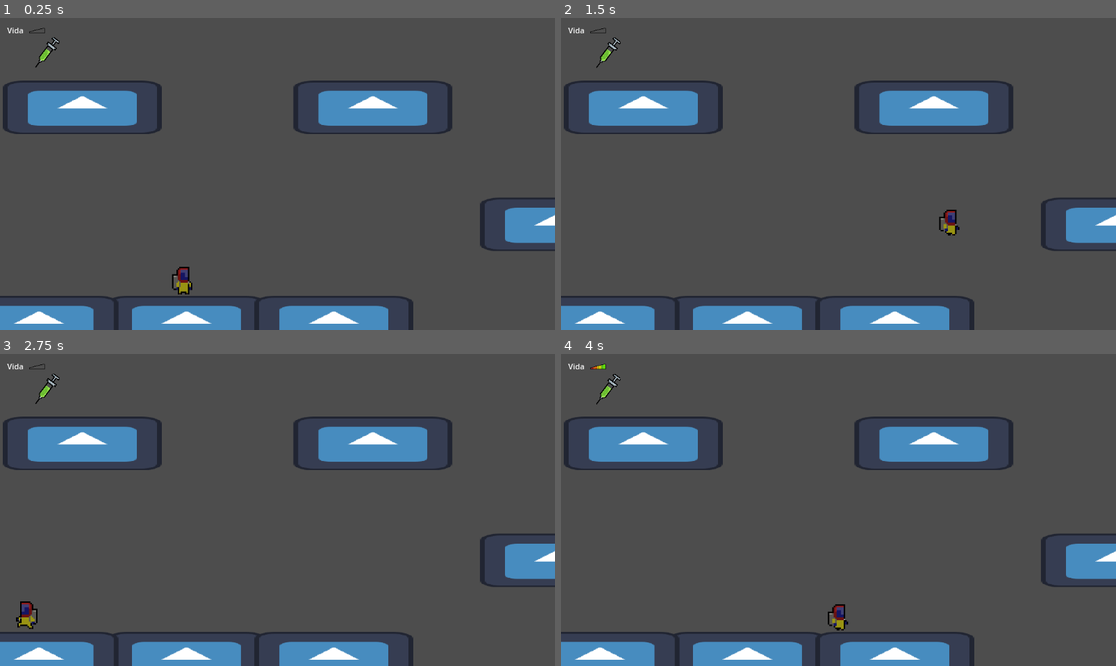
Above: before the commit, frames 1-4 (two rows, left to right).
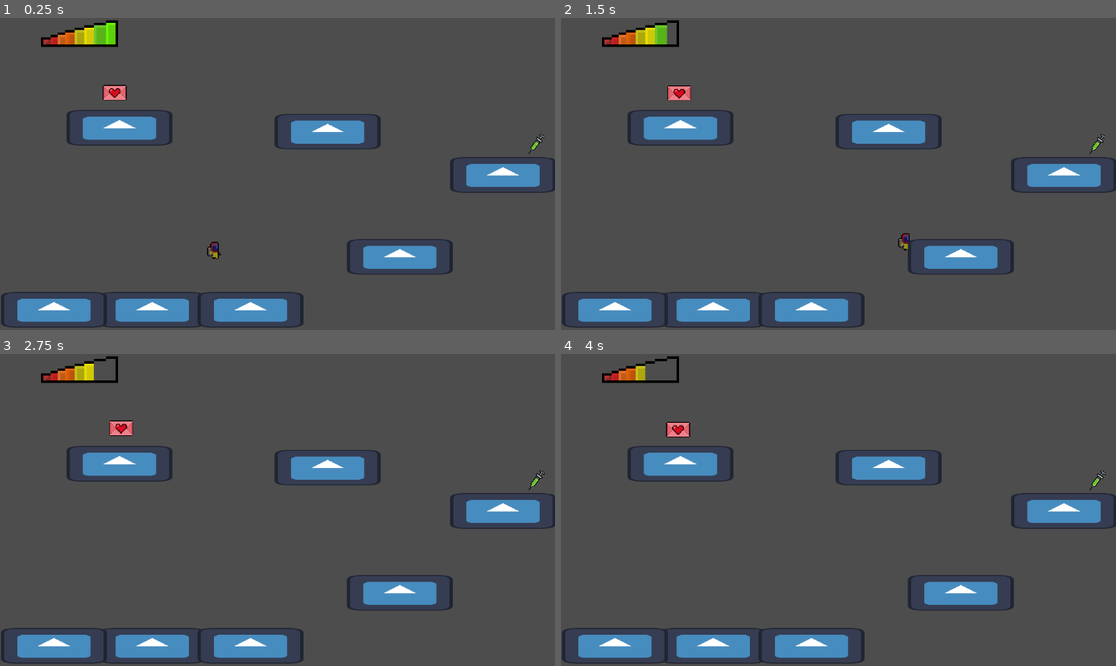
Above: after the commit, the same moments.

Repository: jorgemezapaz/heart-beat-jam
Game: Godot game, scene res://scenes/level_1.tscn
Same seed, same stepped clock (60 frames per second), same inputs: the game is played once before the commit and once after it. The engine's default icon, where the game draws it, is replaced by a stand-in: a white triangle on a blue panel in a dark square.
Inputs:
- Up to frame 1 (0.25 s): no input
- Up to frame 2 (1.5 s): hold D (right) from 0.53 s (still down); tap Space (jump) at 0.77 s
- Up to frame 3 (2.75 s): tap Space (jump) at 1.52 s; release D (right) at 2.03 s; hold Left (left) from 2.03 s (still down)
- Up to frame 4 (4 s): release Left (left) at 2.78 s; hold D (right) from 2.78 s (still down); tap Space (jump) at 3.02, 3.77 s

The runs differ from the first frame. In frame 1, 18% of the frame differs, in the area x 0-100%, y 0-100%; in frame 2, 18%; in frame 3, 17%; in frame 4, 17%.

Commit message:
se mejora barra de vida, se crear carta de amor y se agregan particulas

Diff:
--- a/project.godot
+++ b/project.godot
@@ -19,6 +19,14 @@
 
 GlobalSignal="*res://scripts/global_signal.gd"
 
+[file_customization]
+
+folder_colors={
+"res://assets/": "yellow",
+"res://scenes/": "blue",
+"res://scripts/": "purple"
+}
+
 [input]
 
 jump={
@@ -39,6 +47,12 @@
 ]
 }
 
+[layer_names]
+
+2d_physics/layer_1="env"
+2d_physics/layer_2="player"
+2d_physics/layer_3="items"
+
 [rendering]
 
 textures/canvas_textures/default_texture_filter=0
--- a/scenes/UI.tscn
+++ b/scenes/UI.tscn
@@ -10,13 +10,7 @@
 offset_right = 1153.0
 offset_bottom = 642.0
 
-[node name="Label" type="Label" parent="NinePatchRect"]
-layout_mode = 1
-offset_left = 15.0
-offset_top = 14.0
-offset_right = 55.0
-offset_bottom = 37.0
-text = "Vida"
-
 [node name="health_bar" parent="NinePatchRect" instance=ExtResource("2_mpgvf")]
-position = Vector2(77, 27)
+position = Vector2(165, 35)
+scale = Vector2(5, 5)
+time = 1.0
--- a/scenes/health_bar.tscn
+++ b/scenes/health_bar.tscn
@@ -9,7 +9,4 @@
 [node name="Sprite2D" type="Sprite2D" parent="."]
 texture = ExtResource("1_6w6wp")
 hframes = 9
-
-[node name="Timer" type="Timer" parent="."]
-
-[connection signal="timeout" from="Timer" to="." method="_on_timer_timeout"]
+frame = 8
--- a/scenes/level_1.tscn
+++ b/scenes/level_1.tscn
@@ -1,9 +1,10 @@
-[gd_scene load_steps=7 format=3 uid="uid://pxj5k2y5s2o4"]
+[gd_scene load_steps=8 format=3 uid="uid://pxj5k2y5s2o4"]
 
 [ext_resource type="Texture2D" uid="uid://mjubl0ej4w1y" path="res://icon.svg" id="1_4x7e1"]
 [ext_resource type="PackedScene" uid="uid://da3hipm02p4hy" path="res://scenes/player.tscn" id="1_s3w7y"]
 [ext_resource type="PackedScene" uid="uid://4cgw6mtrv6uu" path="res://scenes/dead_zone.tscn" id="3_jtcud"]
 [ext_resource type="PackedScene" uid="uid://cybvjm523bk7b" path="res://scenes/syringe.tscn" id="4_kmm0u"]
+[ext_resource type="PackedScene" uid="uid://dp5mkl8owojxg" path="res://scenes/love_letter.tscn" id="5_ai2bw"]
 [ext_resource type="PackedScene" uid="uid://bh2gr8r8b2htq" path="res://scenes/UI.tscn" id="5_rq4tr"]
 
 [sub_resource type="RectangleShape2D" id="RectangleShape2D_imofd"]
@@ -12,7 +13,7 @@
 [node name="level_1" type="Node2D"]
 
 [node name="syringe" parent="." instance=ExtResource("4_kmm0u")]
-position = Vector2(128, 78)
+position = Vector2(556, 131)
 scale = Vector2(0.7, 0.7)
 
 [node name="Player" parent="." instance=ExtResource("1_s3w7y")]
@@ -25,7 +26,7 @@
 [node name="platforms" type="Node2D" parent="."]
 
 [node name="StaticBody2D3" type="StaticBody2D" parent="platforms"]
-position = Vector2(483, 197)
+position = Vector2(415, 248)
 
 [node name="CollisionShape2D" type="CollisionShape2D" parent="platforms/StaticBody2D3"]
 shape = SubResource("RectangleShape2D_imofd")
@@ -35,7 +36,7 @@
 texture = ExtResource("1_4x7e1")
 
 [node name="StaticBody2D6" type="StaticBody2D" parent="platforms"]
-position = Vector2(225, 265)
+position = Vector2(158, 303)
 
 [node name="CollisionShape2D" type="CollisionShape2D" parent="platforms/StaticBody2D6"]
 shape = SubResource("RectangleShape2D_imofd")
@@ -45,7 +46,7 @@
 texture = ExtResource("1_4x7e1")
 
 [node name="StaticBody2D7" type="StaticBody2D" parent="platforms"]
-position = Vector2(327, 265)
+position = Vector2(260, 303)
 
 [node name="CollisionShape2D" type="CollisionShape2D" parent="platforms/StaticBody2D7"]
 shape = SubResource("RectangleShape2D_imofd")
@@ -55,7 +56,7 @@
 texture = ExtResource("1_4x7e1")
 
 [node name="StaticBody2D8" type="StaticBody2D" parent="platforms"]
-position = Vector2(123, 265)
+position = Vector2(56, 303)
 
 [node name="CollisionShape2D" type="CollisionShape2D" parent="platforms/StaticBody2D8"]
 shape = SubResource("RectangleShape2D_imofd")
@@ -65,7 +66,7 @@
 texture = ExtResource("1_4x7e1")
 
 [node name="StaticBody2D4" type="StaticBody2D" parent="platforms"]
-position = Vector2(354, 116)
+position = Vector2(522, 163)
 
 [node name="CollisionShape2D" type="CollisionShape2D" parent="platforms/StaticBody2D4"]
 shape = SubResource("RectangleShape2D_imofd")
@@ -75,7 +76,7 @@
 texture = ExtResource("1_4x7e1")
 
 [node name="StaticBody2D5" type="StaticBody2D" parent="platforms"]
-position = Vector2(153, 116)
+position = Vector2(340, 118)
 
 [node name="CollisionShape2D" type="CollisionShape2D" parent="platforms/StaticBody2D5"]
 shape = SubResource("RectangleShape2D_imofd")
@@ -84,11 +85,25 @@
 scale = Vector2(0.859375, 0.289063)
 texture = ExtResource("1_4x7e1")
 
+[node name="StaticBody2D9" type="StaticBody2D" parent="platforms"]
+position = Vector2(124, 114)
+
+[node name="CollisionShape2D" type="CollisionShape2D" parent="platforms/StaticBody2D9"]
+shape = SubResource("RectangleShape2D_imofd")
+
+[node name="Sprite2D" type="Sprite2D" parent="platforms/StaticBody2D9"]
+scale = Vector2(0.859375, 0.289063)
+texture = ExtResource("1_4x7e1")
+
 [node name="spot" type="Node2D" parent="."]
 position = Vector2(205, 195)
 
 [node name="Camera2D" type="Camera2D" parent="."]
 position = Vector2(288, 162)
-zoom = Vector2(3, 3)
+zoom = Vector2(2, 2)
 
 [node name="CanvasLayer" parent="Camera2D" instance=ExtResource("5_rq4tr")]
+
+[node name="love_letter" parent="." instance=ExtResource("5_ai2bw")]
+position = Vector2(122, 77)
+scale = Vector2(0.8, 0.8)
--- /dev/null
+++ b/scenes/love_letter.tscn
@@ -0,0 +1,88 @@
+[gd_scene load_steps=11 format=3 uid="uid://dp5mkl8owojxg"]
+
+[ext_resource type="Texture2D" uid="uid://xd8sxbi3mja2" path="res://assets/love_letter.png" id="1_3f1at"]
+[ext_resource type="Script" path="res://scripts/love_letter.gd" id="1_u5a1d"]
+[ext_resource type="Texture2D" uid="uid://dcgyxggjrt14t" path="res://assets/heart.png" id="3_mukwu"]
+
+[sub_resource type="CircleShape2D" id="CircleShape2D_vmv8n"]
+radius = 30.2655
+
+[sub_resource type="Animation" id="Animation_a07ij"]
+resource_name = "idle"
+length = 1.6
+loop_mode = 1
+tracks/0/type = "value"
+tracks/0/imported = false
+tracks/0/enabled = true
+tracks/0/path = NodePath("Sprite2D:position")
+tracks/0/interp = 1
+tracks/0/loop_wrap = true
+tracks/0/keys = {
+"times": PackedFloat32Array(0, 0.4, 0.8, 1.2, 1.6),
+"transitions": PackedFloat32Array(1, 1, 1, 1, 1),
+"update": 0,
+"values": [Vector2(0, 0), Vector2(-5, -2), Vector2(0, 0), Vector2(6, -2), Vector2(0, 0)]
+}
+
+[sub_resource type="Animation" id="Animation_x7ior"]
+length = 0.001
+tracks/0/type = "value"
+tracks/0/imported = false
+tracks/0/enabled = true
+tracks/0/path = NodePath("Sprite2D:position")
+tracks/0/interp = 1
+tracks/0/loop_wrap = true
+tracks/0/keys = {
+"times": PackedFloat32Array(0),
+"transitions": PackedFloat32Array(1),
+"update": 0,
+"values": [Vector2(0, 0)]
+}
+
+[sub_resource type="AnimationLibrary" id="AnimationLibrary_odedr"]
+_data = {
+"RESET": SubResource("Animation_x7ior"),
+"idle": SubResource("Animation_a07ij")
+}
+
+[sub_resource type="Curve" id="Curve_gchgw"]
+_data = [Vector2(0.0300231, 0.0462883), 0.0, 0.0, 0, 0, Vector2(0.249423, 0.409607), 0.0, 0.0, 0, 0, Vector2(1, 1), 0.0, 0.0, 0, 0]
+point_count = 3
+
+[sub_resource type="CurveTexture" id="CurveTexture_f2v5q"]
+curve = SubResource("Curve_gchgw")
+
+[sub_resource type="ParticleProcessMaterial" id="ParticleProcessMaterial_j5pjx"]
+particle_flag_disable_z = true
+emission_shape = 1
+emission_sphere_radius = 50.0
+gravity = Vector3(0, -98, 0)
+scale_min = 0.5
+scale_max = 1.5
+scale_curve = SubResource("CurveTexture_f2v5q")
+
+[node name="love_letter" type="Node2D"]
+script = ExtResource("1_u5a1d")
+
+[node name="Sprite2D" type="Sprite2D" parent="."]
+texture = ExtResource("1_3f1at")
+
+[node name="Area2D" type="Area2D" parent="."]
+collision_layer = 4
+collision_mask = 2
+
+[node name="CollisionShape2D" type="CollisionShape2D" parent="Area2D"]
+shape = SubResource("CircleShape2D_vmv8n")
+
+[node name="AnimationPlayer" type="AnimationPlayer" parent="."]
+libraries = {
+"": SubResource("AnimationLibrary_odedr")
+}
+autoplay = "idle"
+
+[node name="GPUParticles2D" type="GPUParticles2D" parent="."]
+emitting = false
+process_material = SubResource("ParticleProcessMaterial_j5pjx")
+texture = ExtResource("3_mukwu")
+
+[connection signal="body_entered" from="Area2D" to="." method="_on_area_2d_body_entered"]
--- a/scenes/player.tscn
+++ b/scenes/player.tscn
@@ -98,7 +98,8 @@
 }
 
 [node name="Player" type="CharacterBody2D"]
-collision_mask = 3
+collision_layer = 2
+collision_mask = 5
 script = ExtResource("1_i41n1")
 
 [node name="Sprite2D" type="Sprite2D" parent="."]
--- a/scenes/syringe.tscn
+++ b/scenes/syringe.tscn
@@ -5,6 +5,33 @@
 
 [sub_resource type="CircleShape2D" id="CircleShape2D_8iito"]
 radius = 18.0
+
+[sub_resource type="Animation" id="Animation_yge04"]
+length = 0.001
+tracks/0/type = "value"
+tracks/0/imported = false
+tracks/0/enabled = true
+tracks/0/path = NodePath("Sprite2D:position")
+tracks/0/interp = 1
+tracks/0/loop_wrap = true
+tracks/0/keys = {
+"times": PackedFloat32Array(0),
+"transitions": PackedFloat32Array(1),
+"update": 0,
+"values": [Vector2(0, 0)]
+}
+tracks/1/type = "value"
+tracks/1/imported = false
+tracks/1/enabled = true
+tracks/1/path = NodePath("Area2D:position")
+tracks/1/interp = 1
+tracks/1/loop_wrap = true
+tracks/1/keys = {
+"times": PackedFloat32Array(0),
+"transitions": PackedFloat32Array(1),
+"update": 0,
+"values": [Vector2(0, 0)]
+}
 
 [sub_resource type="Animation" id="Animation_b4pae"]
 resource_name = "idle"
@@ -35,33 +62,6 @@
 "values": [Vector2(0, 0), Vector2(0, 2), Vector2(0, 0), Vector2(0, -1), Vector2(0, 0)]
 }
 
-[sub_resource type="Animation" id="Animation_yge04"]
-length = 0.001
-tracks/0/type = "value"
-tracks/0/imported = false
-tracks/0/enabled = true
-tracks/0/path = NodePath("Sprite2D:position")
-tracks/0/interp = 1
-tracks/0/loop_wrap = true
-tracks/0/keys = {
-"times": PackedFloat32Array(0),
-"transitions": PackedFloat32Array(1),
-"update": 0,
-"values": [Vector2(0, 0)]
-}
-tracks/1/type = "value"
-tracks/1/imported = false
-tracks/1/enabled = true
-tracks/1/path = NodePath("Area2D:position")
-tracks/1/interp = 1
-tracks/1/loop_wrap = true
-tracks/1/keys = {
-"times": PackedFloat32Array(0),
-"transitions": PackedFloat32Array(1),
-"update": 0,
-"values": [Vector2(0, 0)]
-}
-
 [sub_resource type="AnimationLibrary" id="AnimationLibrary_x5b6a"]
 _data = {
 "RESET": SubResource("Animation_yge04"),
@@ -76,6 +76,8 @@
 texture = ExtResource("1_877jy")
 
 [node name="Area2D" type="Area2D" parent="."]
+collision_layer = 4
+collision_mask = 2
 
 [node name="CollisionShape2D" type="CollisionShape2D" parent="Area2D"]
 physics_interpolation_mode = 2
--- a/scripts/global_signal.gd
+++ b/scripts/global_signal.gd
@@ -3,3 +3,4 @@
 
 signal syringe_catch_it
 signal player_dead
+signal love_letter_catch_it
--- a/scripts/health_bar.gd
+++ b/scripts/health_bar.gd
@@ -1,32 +1,36 @@
 extends Node2D
 
 const DEAD: int = 0
-const MAX_HEALTH: int = 9
+const MAX_HEALTH: int = 8
+var health_decrement_timer: float = 0.0
+var healh_timer: float = 0
 
 @export var current_health: int = MAX_HEALTH
 @export var time: float = 3.0
 
 @onready var sprite_2d: Sprite2D = $Sprite2D
-@onready var health_timer: Timer = $Timer
 
 func _ready() -> void:
-	health_timer.wait_time = time
-	health_timer.start()
 	GlobalSignal.syringe_catch_it.connect(full_health)
 
-func _process(delta: float) -> void:
-	sprite_2d.frame = current_health
+func _physics_process(delta: float) -> void:
+	#"sprite_2d.frame = current_health
 	if current_health == DEAD:
 		GlobalSignal.player_dead.emit()
 
+	sprite_2d.set_deferred("frame", current_health)
+
+	if current_health > DEAD:
+		healh_timer += delta
+
+	if healh_timer >= time:
+		print("una barra menos")
+		current_health -= 1
+		healh_timer = 0.0
+
+
 func full_health():
-	current_health = 9
-	health_timer.stop()
-	health_timer.start()
-
-func _on_timer_timeout() -> void:
-	if current_health == DEAD:
-		GlobalSignal.player_dead.emit()
-	else:
-		current_health-=1
-		health_timer.start()
+	print("epa")
+	current_health = MAX_HEALTH
+	healh_timer = 0.0
+	sprite_2d.set_deferred("frame", current_health)
--- /dev/null
+++ b/scripts/love_letter.gd
@@ -0,0 +1,11 @@
+extends Node2D
+
+@onready var particle: GPUParticles2D = $GPUParticles2D
+@onready var sprite_2d: Sprite2D = $Sprite2D
+
+func _on_area_2d_body_entered(body: Node2D) -> void:
+	GlobalSignal.love_letter_catch_it.emit()
+	particle.emitting = true
+	sprite_2d.visible = false
+	await get_tree().create_timer(2).timeout
+	queue_free()
--- a/scripts/ui.gd
+++ b/scripts/ui.gd
@@ -1,9 +1,7 @@
 extends CanvasLayer
 
-@onready var label:Label = $NinePatchRect/Label
-
 func _ready() -> void:
-	GlobalSignal.syringe_catch_it.connect(update_life_bar)
+	pass
 
 func update_life_bar():
-	label.text="updated"
+	pass
Binary file added: assets/love_letter.ase
Binary file added: assets/love_letter.png
Not shown, added: assets/love_letter.png.import
Binary file changed: assets/main_character.ase
Binary file changed: assets/main_character.png
